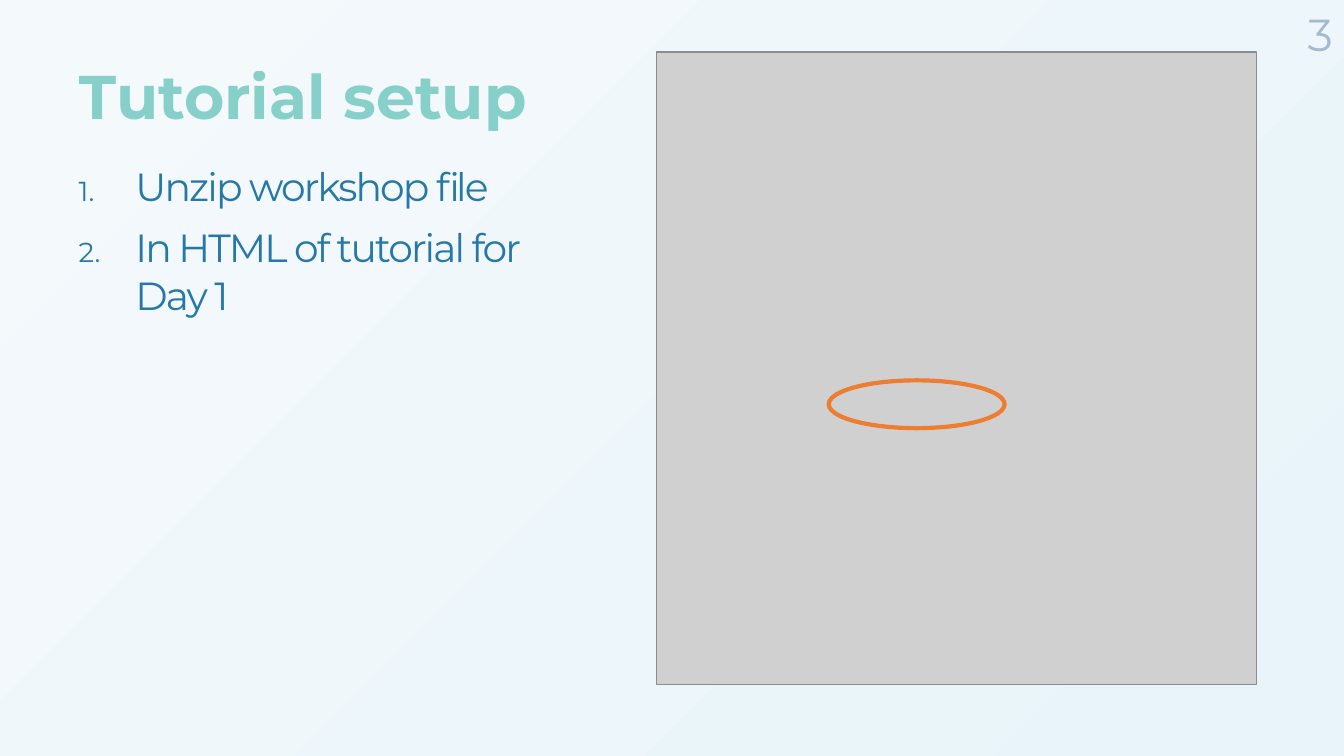
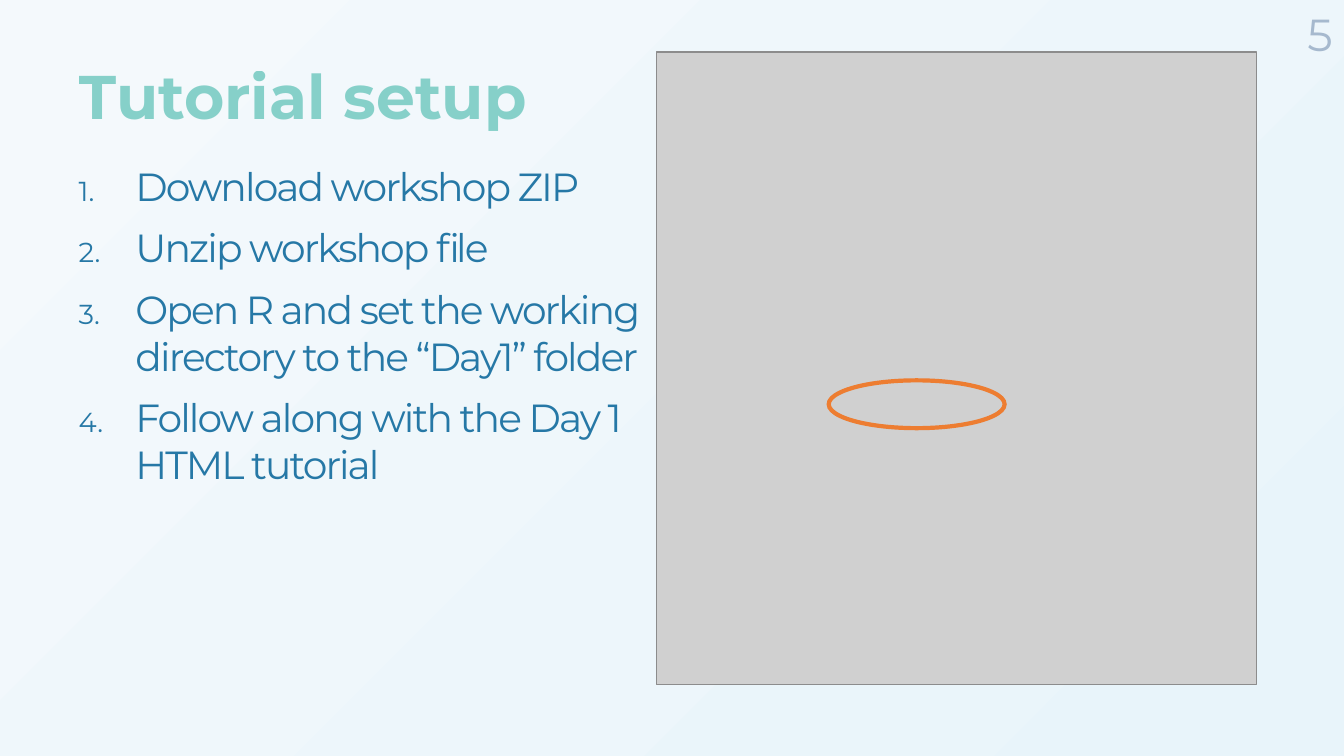
Before and after one commit to MarieAugerMethe/DFO_HMM_2022, a slide deck: slide 5 of Day1/HMM_Tutorial_Day1.pptx (slide 3 before the commit). Drawn at 1344x756 pixels with LibreOffice and Linux fonts; fonts in the diff are those of the drawing; grey boxes stand for pictures; background and template pictures are left out. Boxes give left, top, right and bottom in pixels: in the first picture for what was removed or moved away, otherwise in the second. Text is boxed around its words. In the diff, an @@ line names an element or a change of style, - is before the commit and + after.

```diff
--- a/Day1/HMM_Tutorial_Day1.pptx
+++ b/Day1/HMM_Tutorial_Day1.pptx
@@ page number at [1307,20,1332,51]: text changed @@
-3
+5
@@ text at [135,172,580,209]: paragraph added @@
+1. Download workshop ZIP
@@ text at [135,295,640,479]: text changed @@
-2. In HTML of tutorial for Day 1
+3. Open R and set the working directory to the “Day1” folder
+4. Follow along with the Day 1 HTML tutorial
```
Also in this commit, not shown: 6 other slides changed, 7 slides added, 2 slides removed, 7 other files.
